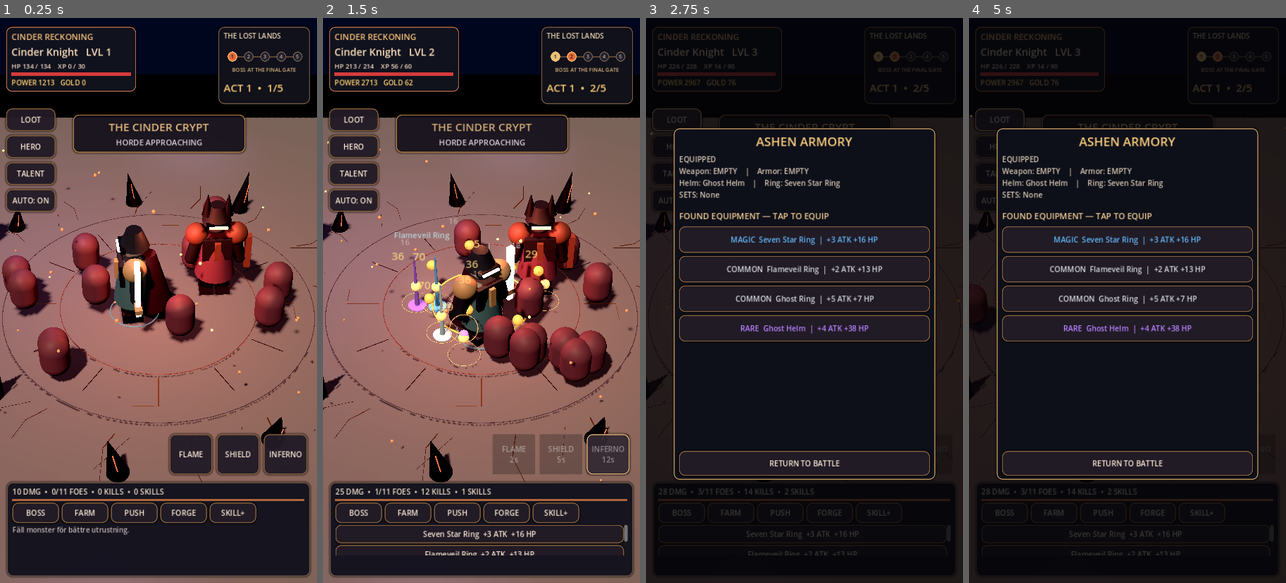
Above: before the commit, frames 1-4 (left to right).
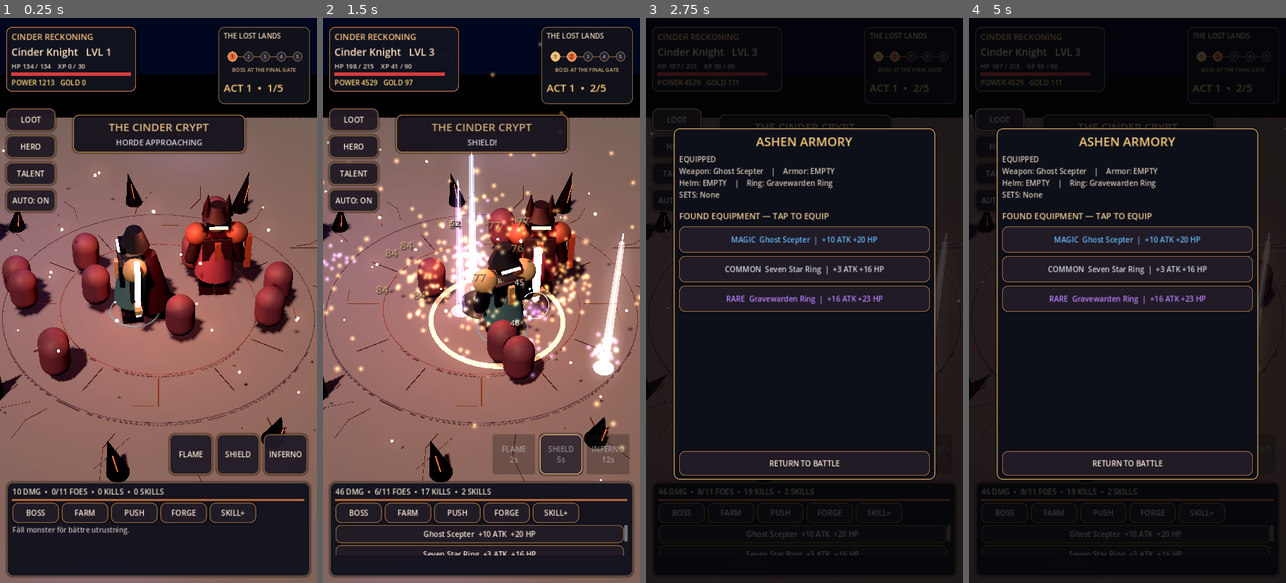
Above: after the commit, the same moments.

Repository: bananofil-wq/AshenIdle
Game: Godot game, scene res://scenes/main.tscn
The game is run twice, just before and just after one commit, with the same random seed, the same clock (stepped at 60 frames per second) and the same inputs.
Inputs:
- Up to frame 1 (0.25 s): no input
- Up to frame 2 (1.5 s): click "FLAME" at 0.5 s; click "INFERNO" (after the commit: "SHIELD") at 1.25 s
- Up to frame 3 (2.75 s): click "LOOT" at 2 s
- Up to frame 4 (5 s): click "HERO" at 2.75 s; click "TALENT" at 3.5 s; click "AUTO: ON" at 4.25 s

The runs differ from the first frame. In frame 1, less than 0.1% of the frame differs, in the area x 0-95%, y 23-67%; in frame 2, 17%, in the area x 0-100%, y 4-96%; in frame 3, 2.7%; in frame 4, 2.9%.

Commit message:
VFX overhaul: soft additive sprites, rich elemental explosions, legendary loot pillars and boss-death particle showers

Diff:
--- a/scripts/main.gd
+++ b/scripts/main.gd
@@ -913,6 +913,7 @@
     if boss or rng.randf() < 0.22:
         _drop_loot_at(drop_pos, boss)
     if boss:
+        _burst_particles(drop_pos + Vector3(0, 1.1, 0), Color("ff9142"), 160, 5.6, 1.15)
         _play_audio(4)
         earned_bosses[BOSS_NAMES[_boss_variant()]] = int(earned_bosses.get(BOSS_NAMES[_boss_variant()], 0)) + 1
         battle_statistics["bosses"] = int(battle_statistics.get("bosses", 0)) + 1
@@ -1072,6 +1073,8 @@
     if gear.size() > 36:
         gear.pop_back()
     _loot_beam(drop_pos, loot_color, name)
+    if rarity == "LEGENDARY":
+        _burst_particles(drop_pos + Vector3(0, 1.1, 0), loot_color, 110, 4.0, 0.92)
     _play_audio(2 if rarity == "LEGENDARY" else 1)
     battle_statistics["loot"] = int(battle_statistics.get("loot", 0)) + 1
     if auto_equip:
@@ -1491,6 +1494,8 @@
         if is_instance_valid(mob) and arena_mobs.has(mob):
             _hit_mob(mob, _damage() * multiplier, index == 2)
     combat_note = str(CLASS_SPELLS[hero_class][index]) + "!"
+    if index == 2:
+        _burst_particles(hero.position + Vector3(0, 1.6, 0), tint, 155, 5.5, 0.85)
     if arena_mobs.is_empty():
         _complete_wave()
     _refresh()
@@ -1554,56 +1559,87 @@
     combat_note = "BOSS: " + BOSS_NAMES[_boss_variant()] if is_boss else "HORDE APPROACHING"
 
 func _impact(pos: Vector3, color: Color) -> void:
-    var ball := SphereMesh.new()
-    ball.radius = 0.12
-    ball.height = 0.24
-    var node := _mesh(self, ball, pos, _bright(color))
-    spell_fx.append({"node": node, "time": 0.40, "total": 0.40, "type": "hit"})
-    if spell_fx.size() > 45:
-        var old = spell_fx.pop_front()
-        if is_instance_valid(old["node"]):
-            old["node"].queue_free()
+    _burst_particles(pos, color, 12, 2.6, 0.33)
+    var flare := QuadMesh.new()
+    flare.size = Vector2(0.70, 0.70)
+    var spark := _mesh(self, flare, pos, _fx_material(color, 0.85))
+    spell_fx.append({"node": spark, "time": 0.18, "total": 0.18, "type": "hit"})
+    if spell_fx.size() > 90:
+        var previous: Dictionary = spell_fx.pop_front()
+        if is_instance_valid(previous["node"]):
+            previous["node"].queue_free()
 
 func _spell_burst(color: Color, size: float, shards: int) -> void:
-    var ring := TorusMesh.new()
-    ring.inner_radius = size * 0.38
-    ring.outer_radius = size * 0.395
-    var pulse_mesh := _mesh(self, ring, Vector3(0, 0.12, 0), _bright(color))
-    pulse_mesh.scale = Vector3.ONE * 0.65
-    spell_fx.append({"node": pulse_mesh, "time": 0.34, "total": 0.34, "type": "spell"})
-    for i in range(shards):
-        var a := TAU * float(i) / float(shards)
-        var p := Vector3(cos(a) * size * 0.42, rng.randf_range(0.3,1.3), sin(a) * size * 0.42)
-        _impact(p, color)
+    var center: Vector3 = hero.position + Vector3(0.0, 1.05, 0.0) if hero != null else Vector3(0.0, 1.05, 0.0)
+    _burst_particles(center, color, 88 + shards * 8, size * 4.2, 0.67)
+    _burst_particles(center + Vector3(0.0, 0.16, 0.0), Color("ffe4b6"), 32, size * 2.1, 0.37)
+    var shock := TorusMesh.new()
+    shock.inner_radius = size * 0.65
+    shock.outer_radius = size * 0.70
+    var ring_mat := _fx_material(color, 0.43)
+    ring_mat.billboard_mode = BaseMaterial3D.BILLBOARD_DISABLED
+    ring_mat.albedo_texture = null
+    var wave := _mesh(self, shock, hero.position + Vector3(0, 0.10, 0) if hero != null else Vector3.ZERO, ring_mat)
+    wave.scale = Vector3.ONE * 0.3
+    spell_fx.append({"node": wave, "time": 0.42, "total": 0.42, "type": "spell"})
+    # Beams of rising energy, individual sparks and sharp concentric shockwave.
+    for i in range(mini(shards, 9)):
+        var theta := TAU * float(i) / float(shards)
+        var point := center + Vector3(cos(theta) * size * 0.25, -0.45, sin(theta) * size * 0.25)
+        var ray := _mesh(self, QuadMesh.new(), point, _fx_material(color, 0.62))
+        ray.scale = Vector3(0.22, 1.65, 0.22)
+        spell_fx.append({"node": ray, "time": 0.27, "total": 0.27, "type": "hit"})
 
 func _bright(color: Color) -> Material:
-    var m := _mat(color.darkened(0.20))
+    var m := _mat(color.darkened(0.16))
     m.emission_enabled = true
     m.emission = color
-    m.emission_energy_multiplier = 0.8
+    m.emission_energy_multiplier = 2.9
     return m
 
+func _beam_material(color: Color, alpha: float) -> StandardMaterial3D:
+    var mat := StandardMaterial3D.new()
+    mat.transparency = BaseMaterial3D.TRANSPARENCY_ALPHA
+    mat.shading_mode = BaseMaterial3D.SHADING_MODE_UNSHADED
+    mat.blend_mode = BaseMaterial3D.BLEND_MODE_ADD
+    mat.depth_draw_mode = BaseMaterial3D.DEPTH_DRAW_DISABLED
+    mat.cull_mode = BaseMaterial3D.CULL_DISABLED
+    mat.albedo_color = Color(color.r, color.g, color.b, alpha)
+    mat.emission_enabled = true
+    mat.emission = color
+    mat.emission_energy_multiplier = 4.7
+    return mat
+
 func _loot_beam(pos: Vector3, color: Color, title: String) -> void:
-    var column := CylinderMesh.new()
-    column.top_radius = 0.018
-    column.bottom_radius = 0.065
-    column.height = 1.65
-    var mesh := _mesh(self, column, pos + Vector3(0, 0.94, 0), _bright(color.darkened(0.35)))
-    var base := CylinderMesh.new()
-    base.top_radius = 0.25
-    base.bottom_radius = 0.25
-    base.height = 0.025
-    var disc := _mesh(self, base, pos + Vector3(0, 0.08, 0), _bright(color))
-    var label := _label(title, 18, color)
-    label.size = Vector2(260, 36)
+    var pillar := CylinderMesh.new()
+    pillar.top_radius = 0.06
+    pillar.bottom_radius = 0.12
+    pillar.height = 3.9
+    var column := _mesh(self, pillar, pos + Vector3(0, 2.0, 0), _beam_material(color, 0.23))
+    var core := CylinderMesh.new()
+    core.top_radius = 0.017
+    core.bottom_radius = 0.039
+    core.height = 4.2
+    var core_mesh := _mesh(self, core, pos + Vector3(0, 2.10, 0), _beam_material(color.lightened(0.52), 0.84))
+    var pool := CylinderMesh.new()
+    pool.top_radius = 0.26
+    pool.bottom_radius = 0.26
+    pool.height = 0.015
+    var disc := _mesh(self, pool, pos + Vector3(0, 0.07, 0), _beam_material(color, 0.40))
+    _burst_particles(pos + Vector3(0, 0.75, 0), color, 18, 1.3, 0.66)
+    var label := _label(title, 18, color.lightened(0.35))
+    label.size = Vector2(260, 32)
     label.visible = false
+    label.add_theme_color_override("font_shadow_color", Color(0, 0, 0, 0.95))
+    label.add_theme_constant_override("shadow_offset_x", 1)
+    label.add_theme_constant_override("shadow_offset_y", 2)
     overlay.add_child(label)
-    loot_beams.append({"mesh": mesh, "disc": disc, "label": label, "pos": pos, "time": 5.2})
-    if loot_beams.size() > 12:
+    loot_beams.append({"mesh": column, "core": core_mesh, "disc": disc, "label": label, "pos": pos, "time": 5.0})
+    if loot_beams.size() > 13:
         _clear_beam(loot_beams.pop_front())
 
 func _clear_beam(beam: Dictionary) -> void:
-    for key in ["mesh", "disc", "label"]:
+    for key in ["mesh", "core", "disc", "label"]:
         if is_instance_valid(beam[key]):
             beam[key].queue_free()
 
@@ -1612,6 +1648,9 @@
         return
     var label := _label(str(value), 25 if crit else 18, Color("ffdf83") if crit else Color("f3e2dc"))
     label.size = Vector2(135, 34)
+    label.add_theme_color_override("font_shadow_color", Color("08060d"))
+    label.add_theme_constant_override("shadow_offset_x", 2)
+    label.add_theme_constant_override("shadow_offset_y", 3)
     label.visible = false
     overlay.add_child(label)
     hit_texts.append({"label": label, "pos": pos, "time": 0.84})
